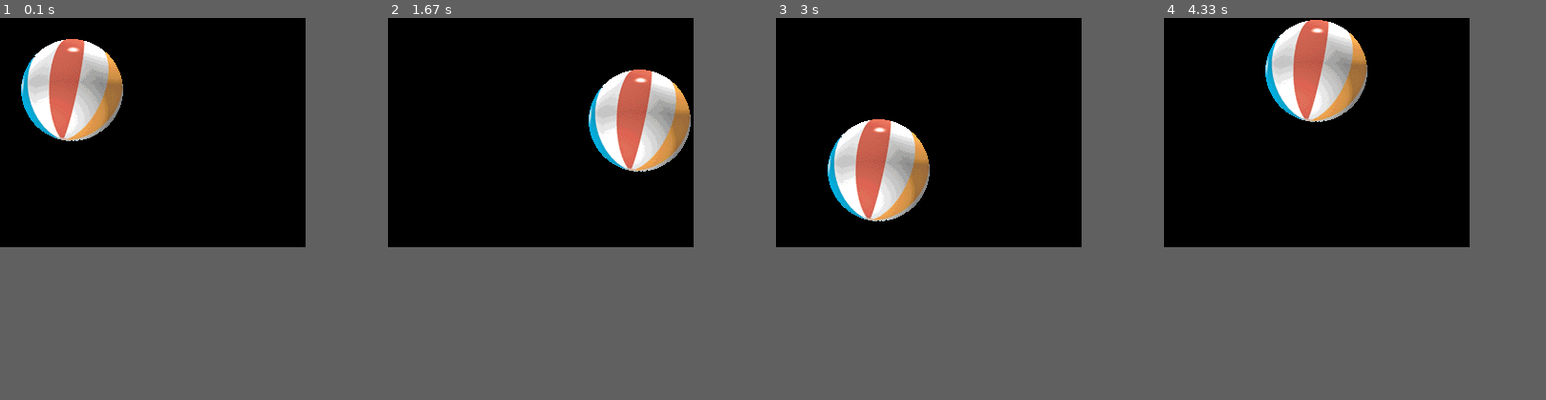
Above: before the commit, frames 1-4 (left to right).
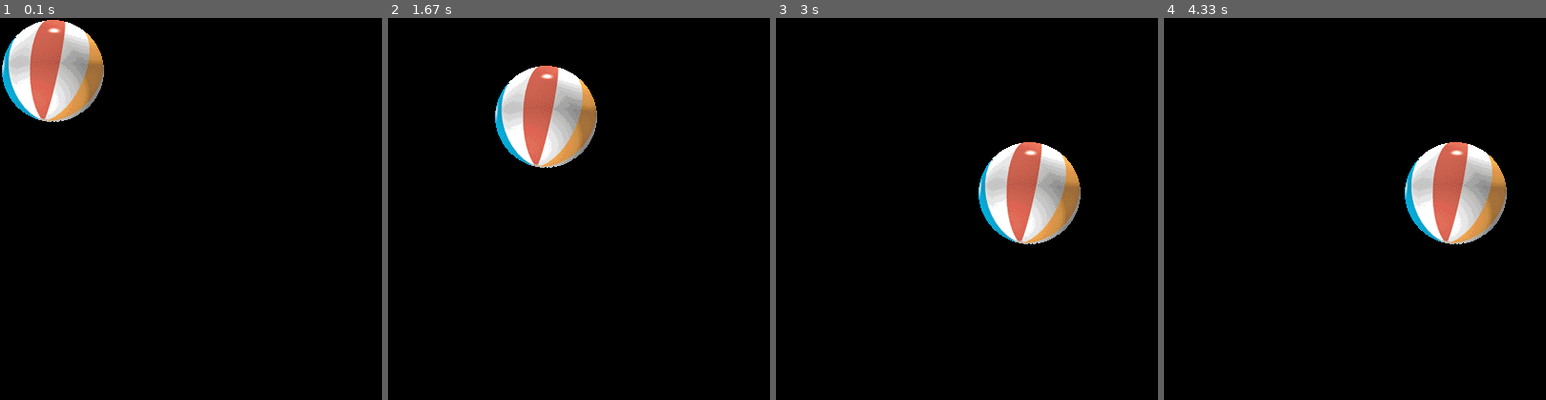
Above: after the commit, the same moments.

Repository: Slickness/pygame_start
Game: pygame game, started from main.py
The game is run twice, just before and just after one commit, with the same random seed, the same clock (stepped at 60 frames per second) and the same inputs.
Inputs:
- Up to frame 1 (0.1 s): no input
- Up to frame 2 (1.67 s): hold Right 0.33-0.8 s; hold Up 0.83-1.13 s; hold Right 1.17-1.63 s
- Up to frame 3 (3 s): hold Left 1.67-2.2 s; hold Down 2.23-2.53 s; hold Left 2.57-2.97 s
- Up to frame 4 (4.33 s): hold Up 3-3.37 s; hold Right 3.4-4.03 s; hold Down from 4.07 s (still down)
In our replay, the window is 320x240 before the commit and 400x400 after it. These sizes can differ from the game's own. Grey fills any space a smaller window leaves; there, only what the larger window draws over its background counts as a difference.

The runs differ from the first frame. In frame 1, 7.1% of the frame differs, in the area x 0-33%, y 0-33%; in frame 2, 11%; in frame 3, 11%, in the area x 13-80%, y 26-60%; in frame 4, 11%.

Commit message:
adding some moving

Diff:
--- a/main.py
+++ b/main.py
@@ -1,11 +1,13 @@
 import pygame
 import sys
 
+
+clock = pygame.time.Clock()
 pygame.init()
 
-size = width, height = 320, 240
+size = width, height = 400, 400
 
-speed = [2, 2]
+speed = [0, 0]
 black = 0, 0, 0
 
 screen = pygame.display.set_mode(size)
@@ -13,10 +15,20 @@
 ball = pygame.image.load("intro_ball.gif")
 ballrect = ball.get_rect()
 
-while 1:
+while True:
     for event in pygame.event.get():
-        if event.type == pygame.QUIT: sys.exit()
-
+        if event.type == pygame.QUIT:
+            pygame.quit()
+            sys.exit()
+        if event.type == pygame.KEYDOWN:
+            if event.key == pygame.K_RIGHT:
+                speed[0] += 1
+            if event.key == pygame.K_LEFT:
+                speed[0] -= 1
+            if event.key == pygame.K_UP:
+                speed[1] -= 1
+            if event.key == pygame.K_DOWN:
+                speed[0] += 1
     ballrect = ballrect.move(speed)
     if ballrect.left < 0 or ballrect.right > width:
         speed[0] = -speed[0]
@@ -25,4 +37,8 @@
 
     screen.fill(black)
     screen.blit(ball, ballrect)
+
     pygame.display.flip()
+    pygame.display.update()
+
+    clock.tick(60)
Not shown, changed: README.md
